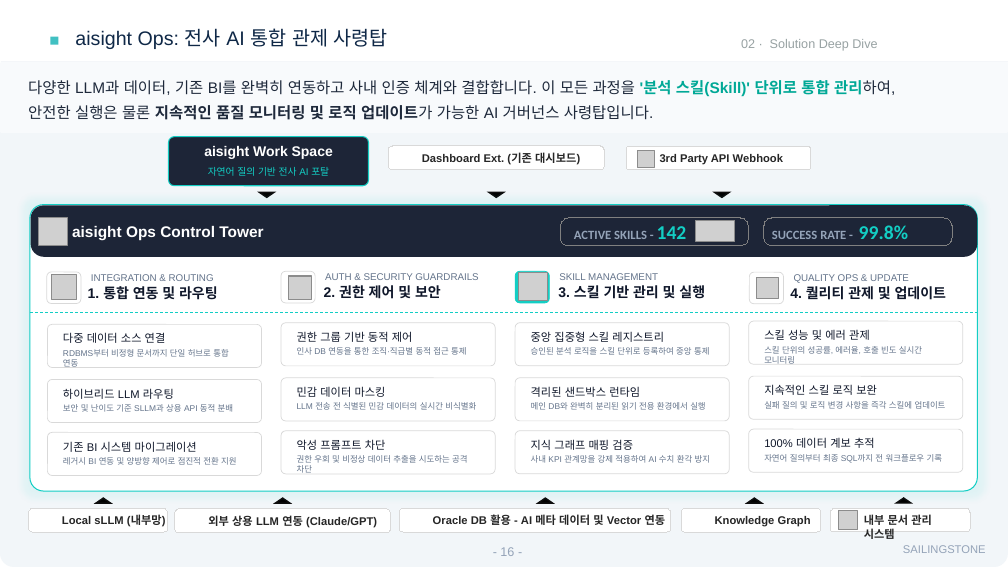
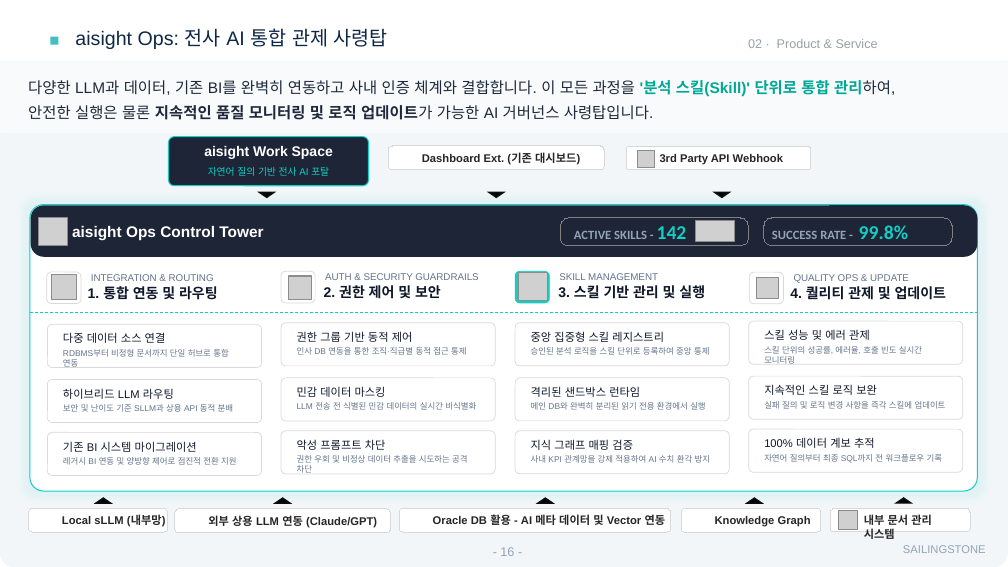
Before and after one commit to sellect-team/doc, a slide deck: slide 16 of docs/company/_source/company-intro-2026.pptx. Drawn at 1008x567 pixels with LibreOffice and Linux fonts; fonts in the diff are those of the drawing; grey boxes stand for pictures; background and template pictures are left out. Boxes give left, top, right and bottom in pixels: in the first picture for what was removed or moved away, otherwise in the second. Text is boxed around its words. In the diff, an @@ line names an element or a change of style, - is before the commit and + after.

```diff
--- a/docs/company/_source/company-intro-2026.pptx
+++ b/docs/company/_source/company-intro-2026.pptx
@@ text at bbox=[748, 39, 878, 48]: text changed @@
-02 · Solution Deep Dive
+02 · Product & Service
```
Also in this commit, not shown: 3 other files.
